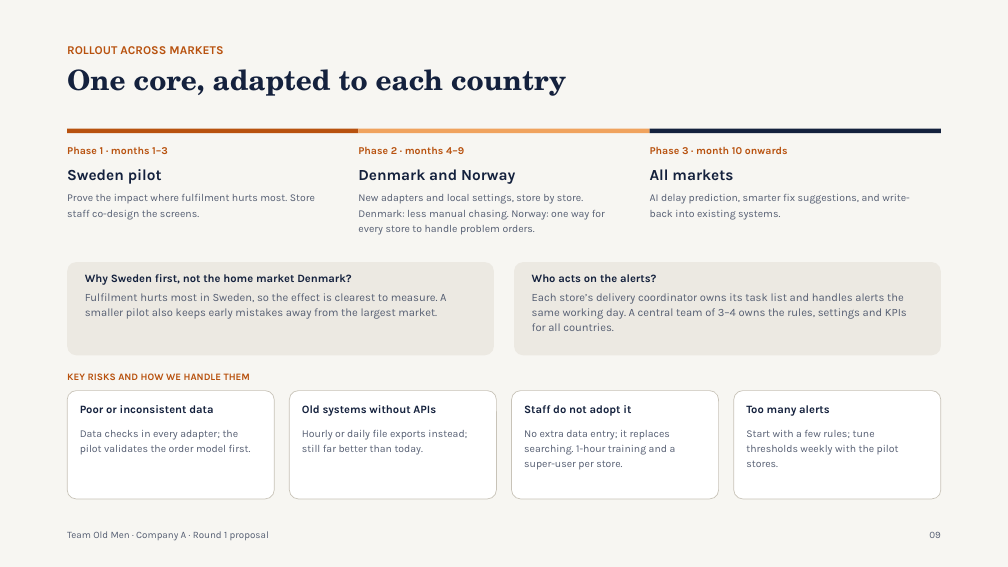
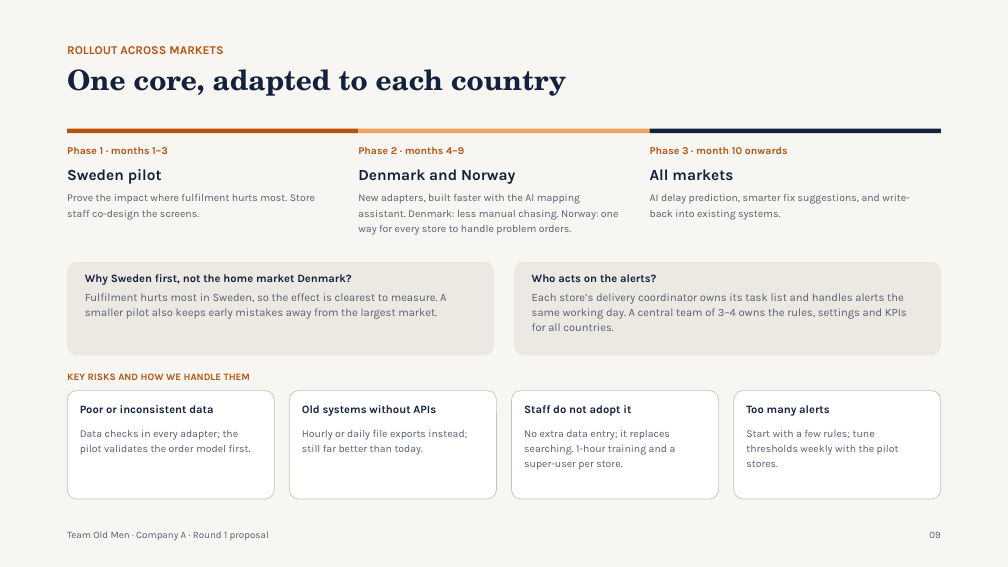
Before and after one commit to NovaSeele/IT-Consultant-Challenge-2026, a slide deck: slide 9 of IT Consultant Challenge - Round 1 - Old Men v2.pptx. Drawn at 1008x567 pixels with LibreOffice and Linux fonts; fonts in the diff are those of the drawing. Boxes give left, top, right and bottom in pixels: in the first picture for what was removed or moved away, otherwise in the second. Text is boxed around its words. In the diff, an @@ line names an element or a change of style, - is before the commit and + after.

```diff
--- a/IT Consultant Challenge - Round 1 - Old Men v2.pptx
+++ b/IT Consultant Challenge - Round 1 - Old Men v2.pptx
@@ text at [358,194,618,235]: text changed @@
-New adapters and local settings, store by store. Denmark: less manual chasing. Norway: one way for every store to handle problem orders.
+New adapters, built faster with the AI mapping assistant. Denmark: less manual chasing. Norway: one way for every store to handle problem orders.
```
Also in this commit, not shown: 2 other slides changed, 1 other file.
